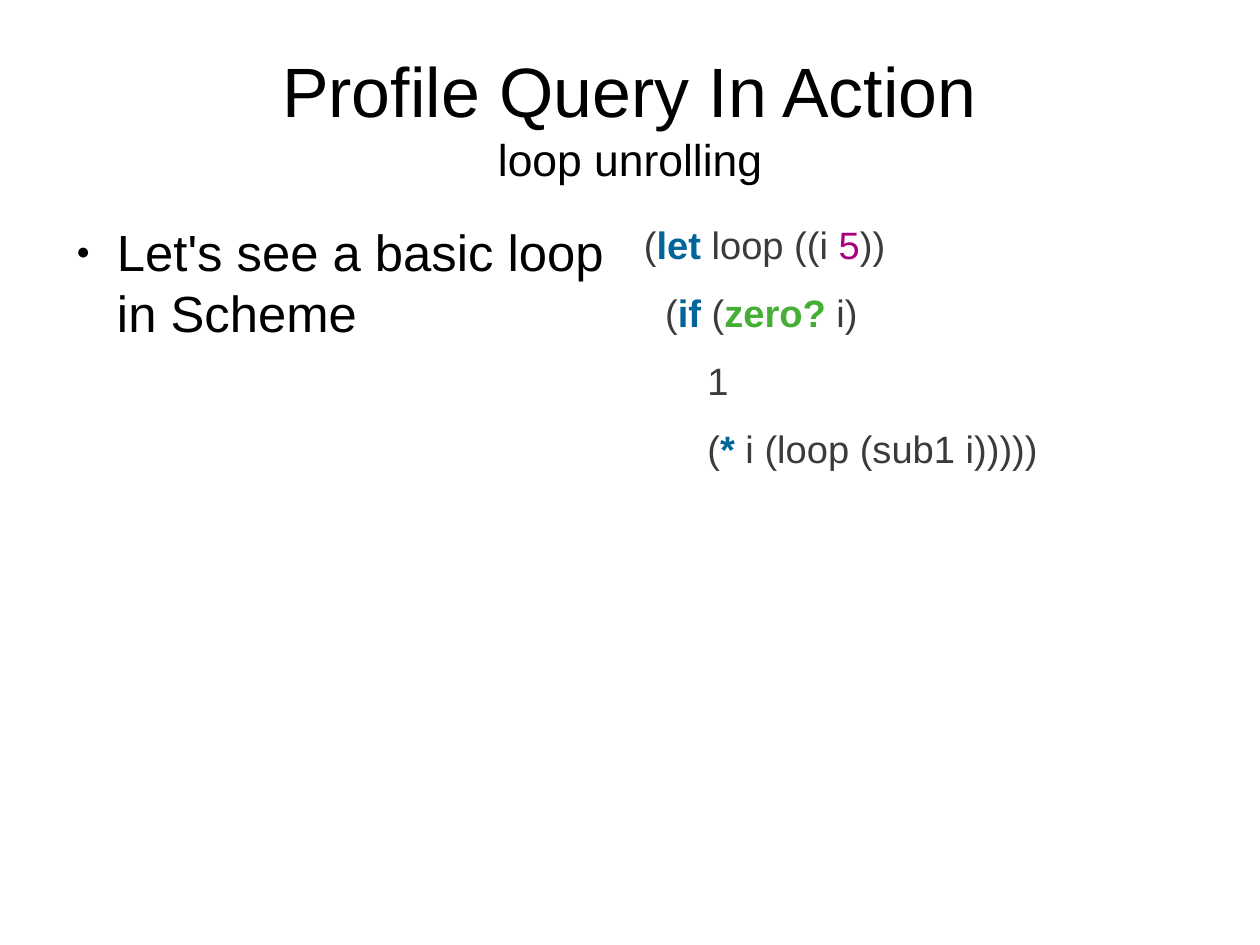
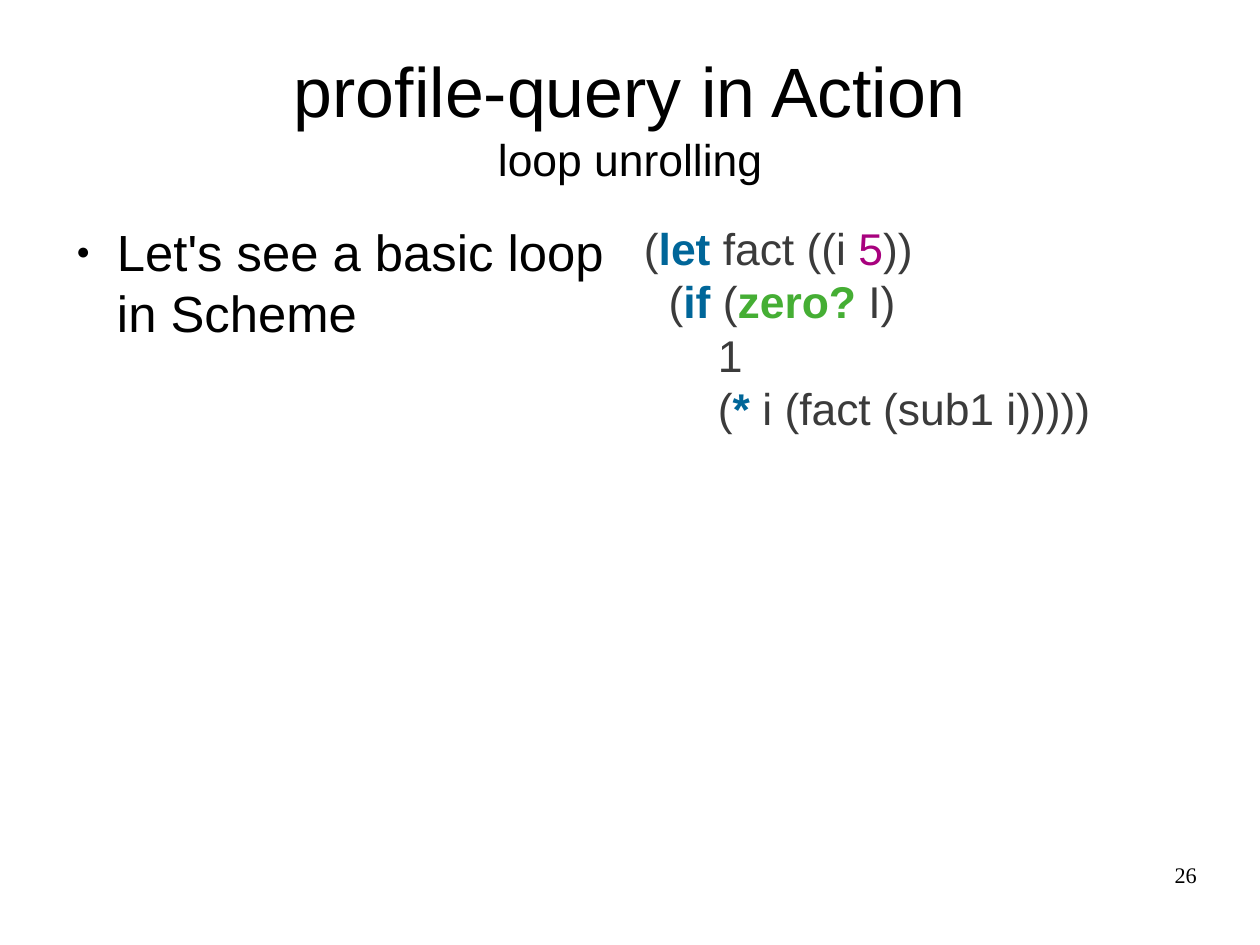
Before and after one commit to wilbowma/pgmp, a slide deck: slide 26 of profile-directed-meta-programming.odp (slide 28 before the commit). Drawn at 1260x945 pixels with LibreOffice and Linux fonts; fonts in the diff are those of the drawing. Boxes give left, top, right and bottom in pixels: in the first picture for what was removed or moved away, otherwise in the second. Text is boxed around its words. In the diff, an @@ line names an element or a change of style, - is before the commit and + after.

```diff
--- a/profile-directed-meta-programming.odp
+++ b/profile-directed-meta-programming.odp
@@ title at [294,66,965,185]: text changed @@
-Profile Query In Action
-loop unrolling
+profile-query in Action
+loop unrolling
@@ text at [644,232,912,327]: text changed; size 24 to 28 pt @@
-(let loop ((i 5))
-(if (zero? i)
+(let fact ((i 5))
+(if (zero? I)
@@ text at [718,341,743,372]: size 24 to 28 pt in "1"; less space between paragraphs @@
@@ text at [762,392,1090,434]: text changed; size 24 to 28 pt @@
-(* i (loop (sub1 i)))))
+(* i (fact (sub1 i)))))
@@ page number added at [1175,868,1197,884], 14 pt, text #000000 @@
+26
```
Also in this commit, not shown: 26 other slides changed, 14 slides added, 3 slides removed, 1 other file.
